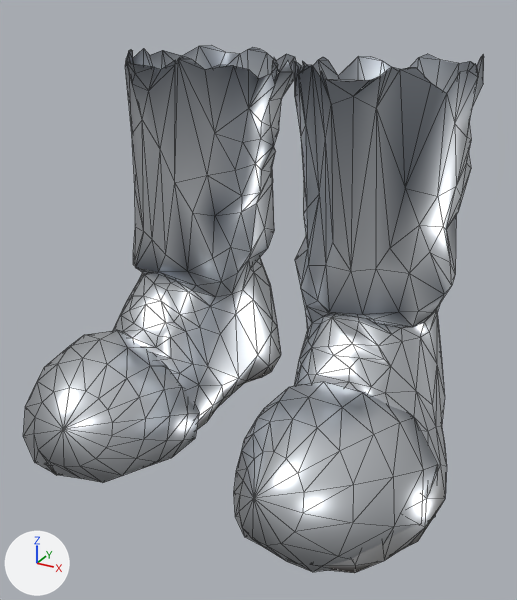
The glTF model assets_src/armor/aydor_1/heavy_a_feet.glb as it was, and as the next commit left it.
Camera for both pictures: a camera (50 mm lens) standing at (0.291, -0.556, 0.383) and looking at (0.013, -0.05, 0.13). The axes (+X, +Y, +Z) are drawn at lower left. The lights are the same throughout. The first picture is the older version. Mesh edges are drawn as thin lines. Vertices at exactly the same position are counted once.

Names of what the first picture shows: 'heavy_a_feet'.
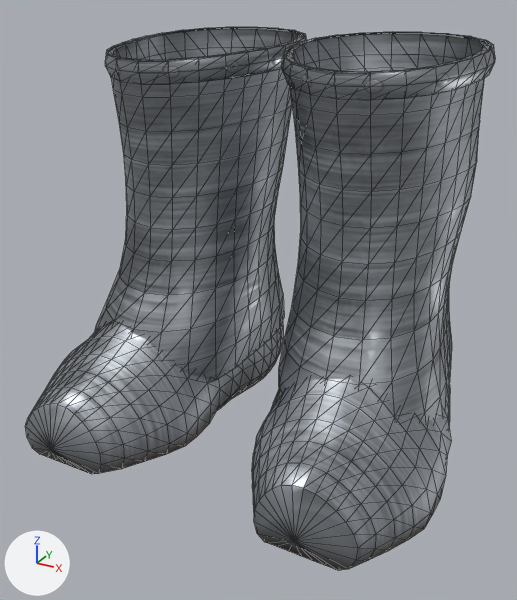
What differs and where, as boxes [x1, y1, x2, y2] in the pictures (517 x 600 px):
'heavy_a_feet', reshaped
    before: [23, 45, 484, 573]
    after: [25, 27, 495, 570]
part 1 of me_heavy_a_feet, rebuilt (16% narrower, 18% shorter)
    before: [47, 45, 296, 475]
    after: [95, 28, 303, 382]
part 2 of me_heavy_a_feet, rebuilt
    before: [294, 54, 484, 573]
    after: [279, 33, 490, 422]
part 3 of me_heavy_a_feet, rebuilt
    before: [234, 382, 438, 572]
    after: [252, 379, 451, 570]
part 4 of me_heavy_a_feet, added
    after: [25, 321, 283, 474]
part 5 of me_heavy_a_feet, added
    after: [281, 32, 495, 99]
part 6 of me_heavy_a_feet, added
    after: [105, 27, 307, 83]
part 7 of me_heavy_a_feet, deleted
    before: [23, 330, 199, 483]

Diff of the bpy script that builds the scene:
```diff
--- a/assets_src/armor/aydor_1/heavy_a_feet.glb.py
+++ b/assets_src/armor/aydor_1/heavy_a_feet.glb.py
@@ img_steel_orm_png @@
+img_steel_orm_png = load_image('steel_orm.png', '../textures/steel_orm.png', 256, 256, 'Non-Color')
@@ img_steel_c_png @@
+img_steel_c_png = load_image('steel_c.png', '../textures/steel_c.png', 256, 256, 'sRGB')
@@ img_steel_n_png @@
+img_steel_n_png = load_image('steel_n.png', '../textures/steel_n.png', 256, 256, 'Non-Color')
@@ img_trim_c_png @@
+img_trim_c_png = load_image('trim_c.png', '../textures/trim_c.png', 128, 64, 'sRGB')
@@ img_trim_n_png @@
+img_trim_n_png = load_image('trim_n.png', '../textures/trim_n.png', 128, 64, 'Non-Color')
@@ img_trim_orm_png @@
+img_trim_orm_png = load_image('trim_orm.png', '../textures/trim_orm.png', 128, 64, 'Non-Color')
@@ mat_steel @@
+mat_steel = bpy.data.materials.new('steel')
+# uses the picture img_steel_c_png
+# uses the picture img_steel_n_png
+# uses the picture img_steel_orm_png
@@ mat_trim @@
+mat_trim = bpy.data.materials.new('trim')
+# uses the picture img_trim_c_png
+# uses the picture img_trim_n_png
+# uses the picture img_trim_orm_png
@@ me_heavy_a_feet @@
 # used by ob_heavy_a_feet; location = (0.0, 0.0, 0.0)
-me_heavy_a_feet.from_pydata(...)  # 897 vertices, 1652 faces; spans x -0.195..0.197, y -0.204..0.124, z -0.011..0.333
-me_heavy_a_feet.materials.append(mat_metal)
+me_heavy_a_feet.from_pydata(...)  # 1636 vertices, 3072 faces; spans x -0.193..0.194, y -0.188..0.127, z -0.011..0.344
+# me_heavy_a_feet part 1: the loose piece of 352 vertices spanning x -0.192..-0.005, y -0.194..0.124, z -0.011..0.33 is rebuilt with 312 vertices and now spans x -0.183..-0.003, y -0.109..0.124, z 0.033..0.344, in mat_steel
+# me_heavy_a_feet part 2: the loose piece of 351 vertices spanning x 0.008..0.197, y -0.192..0.124, z -0.011..0.333 is rebuilt with 312 vertices and now spans x 0.005..0.181, y -0.11..0.122, z 0.033..0.343, in mat_steel
+# me_heavy_a_feet part 3: the loose piece of 97 vertices spanning x 0.031..0.195, y -0.203..-0.052, z -0.011..0.086 is rebuilt with 386 vertices and now spans x 0.027..0.194, y -0.188..0.123, z -0.011..0.143, in mat_steel
+# me_heavy_a_feet part 4: a new loose piece of 386 vertices spanning x -0.193..-0.023, y -0.188..0.124, z -0.011..0.143, in mat_steel
+# me_heavy_a_feet part 5: a new loose piece of 120 vertices spanning x 0.0..0.17, y -0.074..0.126, z 0.309..0.344, in mat_trim
+# me_heavy_a_feet part 6: a new loose piece of 120 vertices spanning x -0.168..0.002, y -0.074..0.127, z 0.309..0.344, in mat_trim
+# me_heavy_a_feet part 7
+# 97 vertices are removed from x -0.195..-0.031, y -0.204..-0.058, z -0.011..0.086
+# 176 faces are deleted
+me_heavy_a_feet.materials.append(mat_steel)
+me_heavy_a_feet.materials.append(mat_trim)
```
